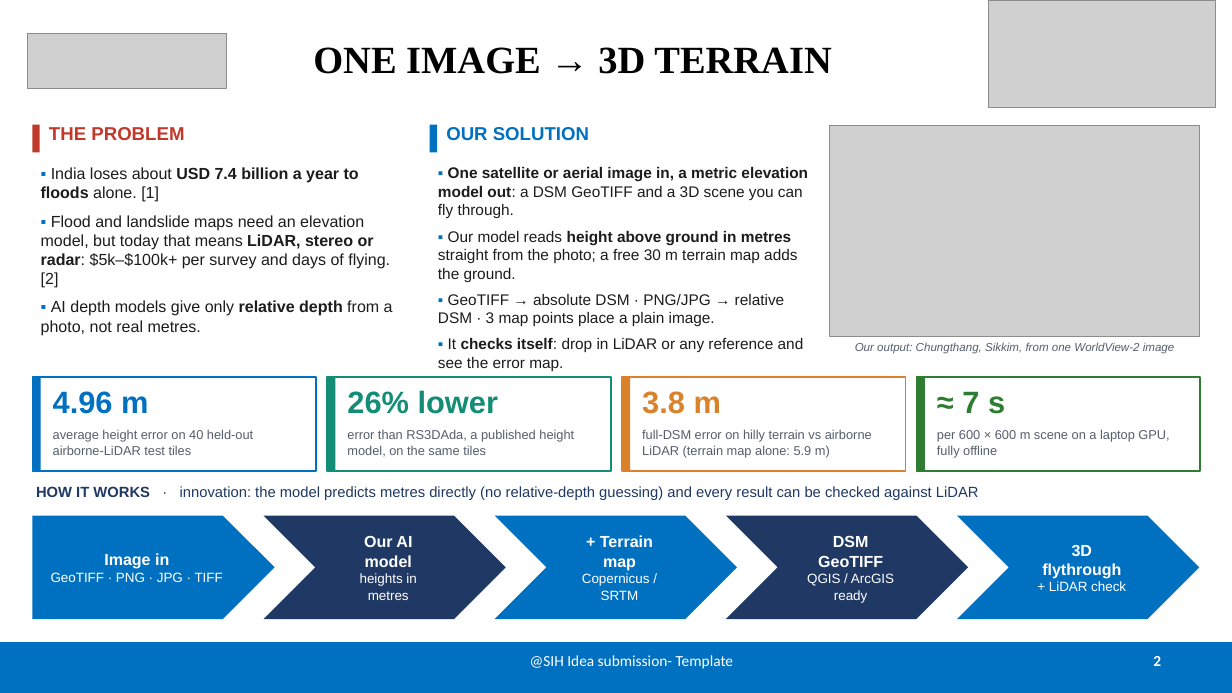
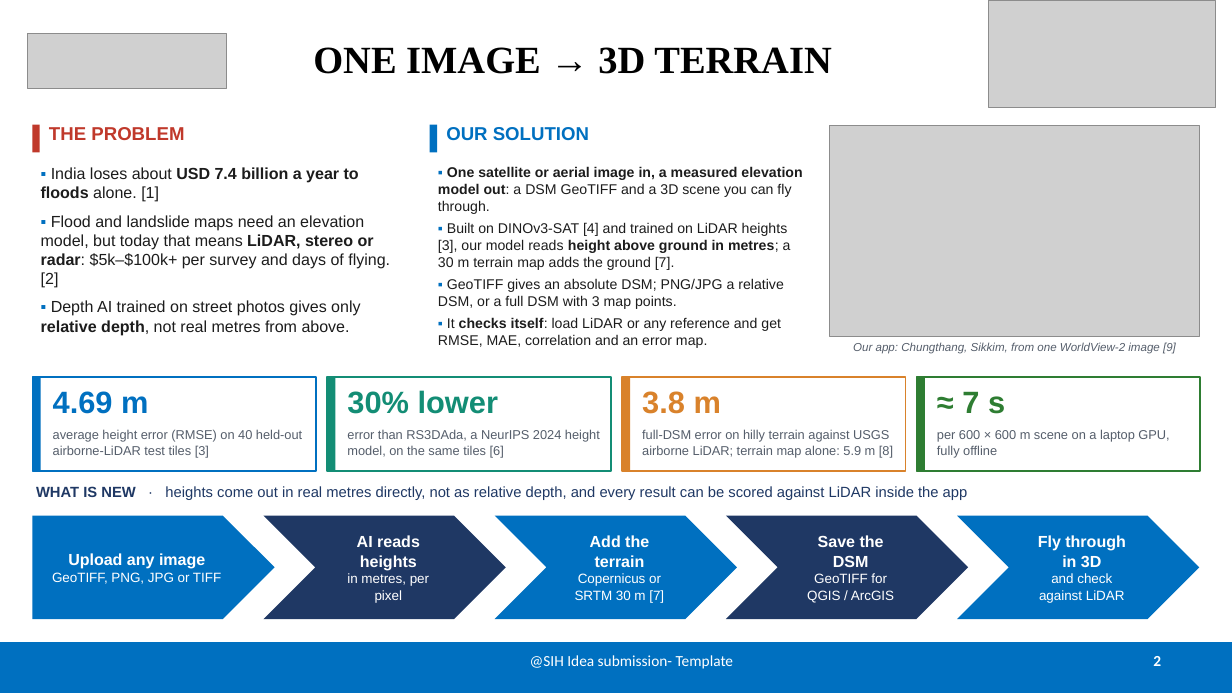
Before and after one commit to AHSharan/SIH2026PS175, a slide deck: slide 2 of PPT Details/ParallaX_DepthWizard_SIH2026.pptx. Drawn at 1232x693 pixels with LibreOffice and Linux fonts; fonts in the diff are those of the drawing; grey boxes stand for pictures. Boxes give left, top, right and bottom in pixels: in the first picture for what was removed or moved away, otherwise in the second. Text is boxed around its words. In the diff, an @@ line names an element or a change of style, - is before the commit and + after.

```diff
--- a/PPT Details/ParallaX_DepthWizard_SIH2026.pptx
+++ b/PPT Details/ParallaX_DepthWizard_SIH2026.pptx
@@ text at (438, 166, 802, 348): text changed; size 12 to 11 pt @@
-▪ One satellite or aerial image in, a metric elevation model out: a DSM GeoTIFF and a 3D scene you can fly through.
-▪ Our model reads height above ground in metres straight from the photo; a free 30 m terrain map adds the ground.
-▪ GeoTIFF → absolute DSM · PNG/JPG → relative DSM · 3 map points place a plain image.
-▪ It checks itself: drop in LiDAR or any reference and see the error map.
+▪ One satellite or aerial image in, a measured elevation model out: a DSM GeoTIFF and a 3D scene you can fly through.
+▪ Built on DINOv3-SAT [4] and trained on LiDAR heights [3], our model reads height above ground in metres; a 30 m terrain map adds the ground [7].
+▪ GeoTIFF gives an absolute DSM; PNG/JPG a relative DSM, or a full DSM with 3 map points.
+▪ It checks itself: load LiDAR or any reference and get RMSE, MAE, correlation and an error map.
@@ text at (41, 300, 360, 336): text changed @@
-▪ AI depth models give only relative depth from a photo, not real metres.
+▪ Depth AI trained on street photos gives only relative depth, not real metres from above.
@@ text at (853, 342, 1176, 354): text changed @@
-Our output: Chungthang, Sikkim, from one WorldView-2 image
+Our app: Chungthang, Sikkim, from one WorldView-2 image [9]
@@ text at (53, 391, 148, 414): text changed @@
-4.96 m
+4.69 m
@@ text at (347, 390, 498, 414): text changed @@
-26% lower
+30% lower
@@ text at (53, 429, 302, 458): text changed @@
-average height error on 40 held-out airborne-LiDAR test tiles
+average height error (RMSE) on 40 held-out airborne-LiDAR test tiles [3]
@@ text at (347, 429, 600, 458): text changed @@
-error than RS3DAda, a published height model, on the same tiles
+error than RS3DAda, a NeurIPS 2024 height model, on the same tiles [6]
@@ text at (642, 429, 893, 458): text changed @@
-full-DSM error on hilly terrain vs airborne LiDAR (terrain map alone: 5.9 m)
+full-DSM error on hilly terrain against USGS airborne LiDAR; terrain map alone: 5.9 m [8]
@@ text at (36, 486, 968, 500): text changed @@
-HOW IT WORKS · innovation: the model predicts metres directly (no relative-depth guessing) and every result can be checked against LiDAR
+WHAT IS NEW · heights come out in real metres directly, not as relative depth, and every result can be scored against LiDAR inside the app
@@ text in chevron at (347, 535, 429, 603): text changed @@
-Our AI model
-heights in metres
+AI reads heights
+in metres, per pixel
@@ text in chevron at (575, 535, 664, 603): text changed @@
-+ Terrain map
-Copernicus / SRTM
+Add the terrain
+Copernicus or SRTM 30 m [7]
@@ text in chevron at (807, 535, 894, 603): text changed @@
-DSM GeoTIFF
-QGIS / ArcGIS ready
+Save the DSM
+GeoTIFF for QGIS / ArcGIS
@@ text in chevron at (1038, 535, 1125, 603): text changed; size 12.5 to 10.5 pt; bold off @@
-3D flythrough
-+ LiDAR check
+Fly through in 3D
+and check against LiDAR
@@ text in pentagon arrow at (52, 553, 221, 584): text changed @@
-Image in
-GeoTIFF · PNG · JPG · TIFF
+Upload any image
+GeoTIFF, PNG, JPG or TIFF
```
Also in this commit, not shown: 4 other slides changed, 1 other file.
